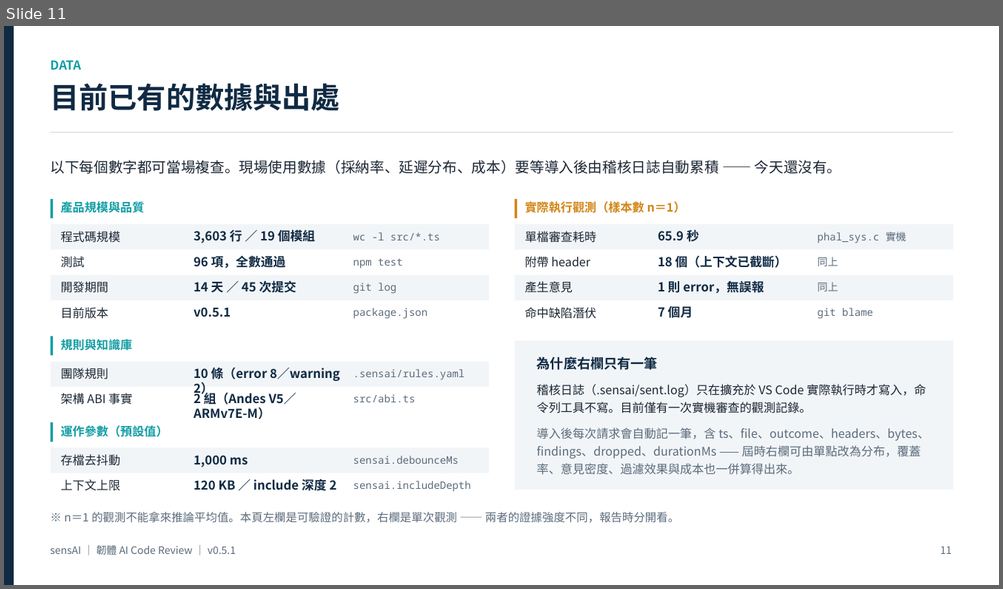
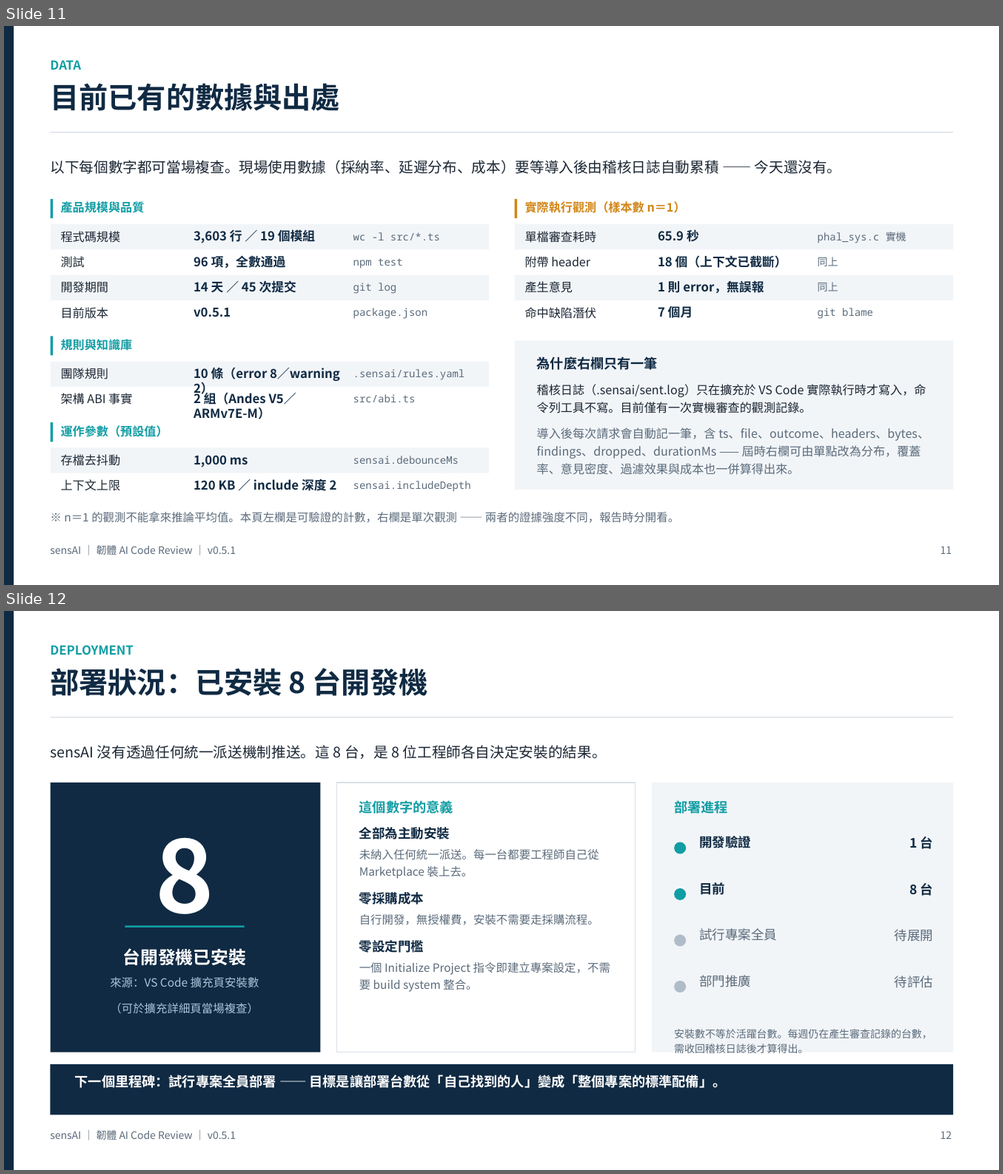
Before and after one commit to kevintsou/sensAI, a slide deck: docs/sensAI_報告.pptx. Shown one above the other, each under a label of ours: slide 11 before the commit, slides 11 and 12 after it. The pictures are 1003x589 and 1003x1174 pixels, drawn with LibreOffice and Linux fonts; fonts in the diff are those of the drawing. Boxes give left, top, right and bottom in pixels: in the first picture for what was removed or moved away, otherwise in the second. Text is boxed around its words. In the diff, an @@ line names an element or a change of style, - is before the commit and + after.

```diff
--- a/docs/sensAI_報告.pptx
+++ b/docs/sensAI_報告.pptx
@@ slide 12 added at (4, 611, 999, 1170), background #FFFFFF @@
@@ rectangle added at (4, 611, 14, 1170), fill #102A43 @@
@@ text added at (50, 645, 133, 655), 12 pt, text #119DA4, bold @@
+DEPLOYMENT
@@ text added at (50, 668, 429, 696), 28 pt, text #102A43, bold @@
+部署狀況：已安裝 8 台開發機
@@ rectangle added at (51, 717, 953, 718), fill #D8DFE6 @@
@@ text added at (50, 745, 606, 759), 14 pt, text #1B2633 @@
+sensAI 沒有透過任何統一派送機制推送。這 8 台，是 8 位工程師各自決定安裝的結果。
@@ rectangle added at (51, 783, 320, 1053), fill #102A43 @@
@@ rectangle added at (337, 783, 635, 1053), outline #D8DFE6 1 pt @@
@@ rectangle added at (652, 783, 953, 1053), fill #F2F5F8 @@
@@ text added at (359, 800, 610, 992), 11 pt, text #5B6B7B @@
+這個數字的意義
+全部為主動安裝
+未納入任何統一派送。每一台都要工程師自己從 Marketplace 裝上去。
+零採購成本
+自行開發，無授權費，安裝不需要走採購流程。
+零設定門檻
+一個 Initialize Project 指令即建立專案設定，不需要 build system 整合。
@@ text added at (674, 798, 728, 816), 13 pt, text #119DA4, bold @@
+部署進程
@@ text added at (155, 837, 213, 928), 96 pt, text #FFFFFF, bold @@
+8
@@ ellipse added at (674, 843, 686, 854), fill #119DA4 @@
@@ text added at (699, 834, 751, 851), 12.5 pt, text #102A43, bold @@
+開發驗證
@@ text added at (909, 837, 933, 849), 12.5 pt, text #102A43, bold @@
+1 台
@@ ellipse added at (674, 889, 686, 900), fill #119DA4 @@
@@ text added at (699, 883, 725, 895), 12.5 pt, text #102A43, bold @@
+目前
@@ text added at (909, 883, 933, 896), 12.5 pt, text #102A43, bold @@
+8 台
@@ rectangle added at (125, 925, 244, 928), fill #119DA4 @@
@@ ellipse added at (674, 935, 686, 947), fill #B0BCC8 @@
@@ text added at (699, 928, 777, 941), 12.5 pt, text #5B6B7B @@
+試行專案全員
@@ text added at (894, 929, 933, 942), 12.5 pt, text #5B6B7B @@
+待展開
@@ text added at (110, 948, 259, 1014), 11 pt, text #A8C4D8 @@
+台開發機已安裝
+來源：VS Code 擴充頁安裝數
+（可於擴充詳細頁當場複查）
@@ ellipse added at (674, 981, 686, 993), fill #B0BCC8 @@
@@ text added at (699, 975, 751, 988), 12.5 pt, text #5B6B7B @@
+部門推廣
@@ text added at (894, 976, 933, 988), 12.5 pt, text #5B6B7B @@
+待評估
@@ text added at (674, 1029, 932, 1054), 10 pt, text #5B6B7B @@
+安裝數不等於活躍台數。每週仍在產生審查記錄的台數，需收回稽核日誌後才算得出。
@@ rectangle added at (51, 1065, 953, 1116), fill #102A43 @@
@@ text added at (75, 1075, 726, 1088), 13 pt, text #FFFFFF, bold @@
+下一個里程碑：試行專案全員部署 —— 目標是讓部署台數從「自己找到的人」變成「整個專案的標準配備」。
@@ text added at (50, 1130, 236, 1140), 10 pt, text #5B6B7B @@
+sensAI ｜ 韌體 AI Code Review ｜ v0.5.1
@@ text added at (940, 1131, 952, 1139), 10 pt, text #5B6B7B @@
+12
```
Also in this commit, not shown: 1 slide changed, 1 slide removed, 2 other files.
